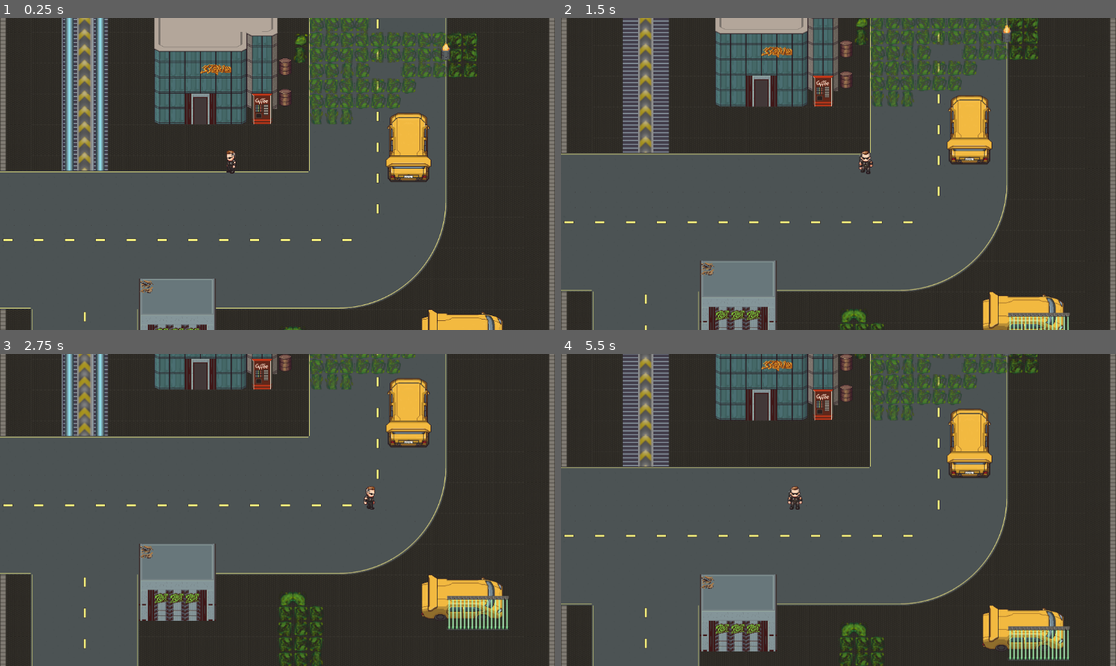
Above: before the commit, frames 1-4 (two rows, left to right).
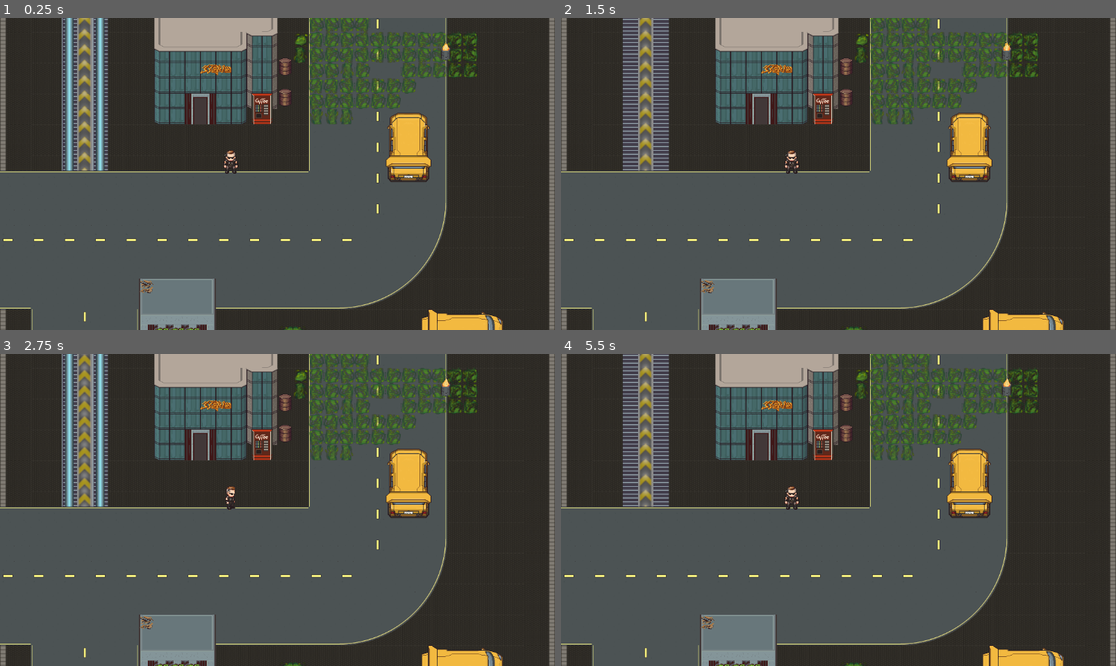
Above: after the commit, the same moments.

Repository: luckyst4rdolphin/tilebasedgame
Game: Godot game, scene res://streetmap.tscn
The game is run twice, just before and just after one commit, with the same random seed, the same clock (stepped at 60 frames per second) and the same inputs.
Inputs:
- Up to frame 1 (0.25 s): no input
- Up to frame 2 (1.5 s): tap Enter at 0.5 s; hold D (right) 0.53-1.28 s; hold S (down) from 1.28 s (still down)
- Up to frame 3 (2.75 s): release S (down) at 2.03 s; hold D (right) from 2.03 s (still down)
- Up to frame 4 (5.5 s): release D (right) at 2.78 s; hold W (up) 2.78-3.53 s; hold A (left) 3.53-5.03 s; hold S (down) from 5.03 s (still down)

The runs differ from the first frame. In frame 1, less than 0.1% of the frame differs, in the area x 40-43%, y 42-50%; in frame 2, 21%; in frame 3, 44%, in the area x 0-100%, y 0-100%; in frame 4, 33%.
Error after the commit: Invalid assignment of property or key 'position' with value of type 'Vector2' on a base object of type 'null instance'. (res://player.gd:25)

Commit message:
added ice-tiles logic and made movement tile-based instead of continuous movement

Diff:
--- a/player.gd
+++ b/player.gd
@@ -1,55 +1,86 @@
 extends CharacterBody2D
 
-var tile_size = 16
+var tile_size = 32
 var input_dir = Vector2.ZERO
 var moving = false
 var stop_input: bool = false
 var speed = 200.0
+var facing := Vector2.DOWN
+var sliding := false
 
 @onready var animation_tree : AnimationTree = $AnimationTree
+@onready var ray: RayCast2D = $RayCast2D
+@onready var slide: TileMapLayer = $"../slide"
+
+func snap_feet_to_tile():
+	var cell := slide.local_to_map(slide.to_local(global_position))
+	var center_local := slide.map_to_local(cell)
+
+	# Put "feet" at bottom-center of that cell (Pokemon-style).
+	var feet_local := center_local + Vector2(0, tile_size / 2.0)
+
+	global_position = slide.to_global(feet_local)
 
 func _ready():
+	$RayCast2D.position = Vector2(0, -8)
 	animation_tree.active = true
-	animation_tree['parameters/Idle/blend_position'] = input_dir
-	animation_tree['parameters/Walk/blend_position'] = input_dir
+	snap_feet_to_tile()
 
+func _physics_process(_delta):
+	if stop_input or moving:
+		return
 
-func _physics_process(delta):
-	if stop_input:
+	# ignores input if player is sliding
+	if sliding:
+		_try_step(facing)
 		return
-	elif moving == false:
-		process_player_movement_input()
-	elif input_dir != Vector2.ZERO:
-		animation_tree['parameters/conditions/idle'] = false
-		animation_tree['parameters/conditions/is_moving'] = true
-		move(delta)
-	else:
-		animation_tree['parameters/conditions/idle'] = true
-		animation_tree['parameters/conditions/is_moving'] = false
-		moving = false
 
-
-func process_player_movement_input():
-	if input_dir.y == 0:
-		input_dir.x = int(Input.is_action_pressed("right")) - int(Input.is_action_pressed("left"))
-	if input_dir.x == 0:
-		input_dir.y = int(Input.is_action_pressed("down")) - int(Input.is_action_pressed("up"))
+	# read input
+	input_dir = Vector2.ZERO
+	if Input.is_action_pressed("right"):
+		input_dir = Vector2.RIGHT
+	elif Input.is_action_pressed("left"):
+		input_dir = Vector2.LEFT
+	elif Input.is_action_pressed("down"):
+		input_dir = Vector2.DOWN
+	elif Input.is_action_pressed("up"):
+		input_dir = Vector2.UP
 
 	if input_dir != Vector2.ZERO:
-		animation_tree['parameters/Idle/blend_position'] = input_dir
-		animation_tree['parameters/Walk/blend_position'] = input_dir
-		velocity = input_dir * speed
-		move_and_slide()
-		moving = true
+		facing = input_dir
+		animation_tree["parameters/Idle/blend_position"] = input_dir
+		animation_tree["parameters/Walk/blend_position"] = input_dir
+		_try_step(input_dir)
 	else:
-		animation_tree['parameters/conditions/idle'] = true
-		animation_tree['parameters/conditions/is_moving'] = false
+		animation_tree["parameters/conditions/idle"] = true
+		animation_tree["parameters/conditions/is_moving"] = false
 
+func _try_step(dir: Vector2) -> void:
+	# collision check: point ray toward the next tile and update immediately.
+	ray.target_position = dir * tile_size
+	ray.force_raycast_update()
+	if ray.is_colliding():
+		sliding = false
+		return
 
-func move(delta):
-	velocity = input_dir * speed
+	await _step_one_tile(dir)
+
+	sliding = is_on_slippery()
+
+func _step_one_tile(dir: Vector2) -> void:
+	moving = true
+	animation_tree["parameters/conditions/idle"] = false
+	animation_tree["parameters/conditions/is_moving"] = true
+
+	var target = global_position + dir * tile_size
+	var t := create_tween()
+	t.set_process_mode(Tween.TWEEN_PROCESS_PHYSICS)
+	t.tween_property(self, "global_position", target, tile_size / speed)
+	await t.finished
 	moving = false
-	move_and_slide()
 
-func move_false():
-	moving = false
+func is_on_slippery() -> bool:
+	var sample_pos := global_position + Vector2(0, -1)
+	var cell := slide.local_to_map(slide.to_local(sample_pos))
+	var td := slide.get_cell_tile_data(cell)
+	return td != null and bool(td.get_custom_data("is_slippery"))
